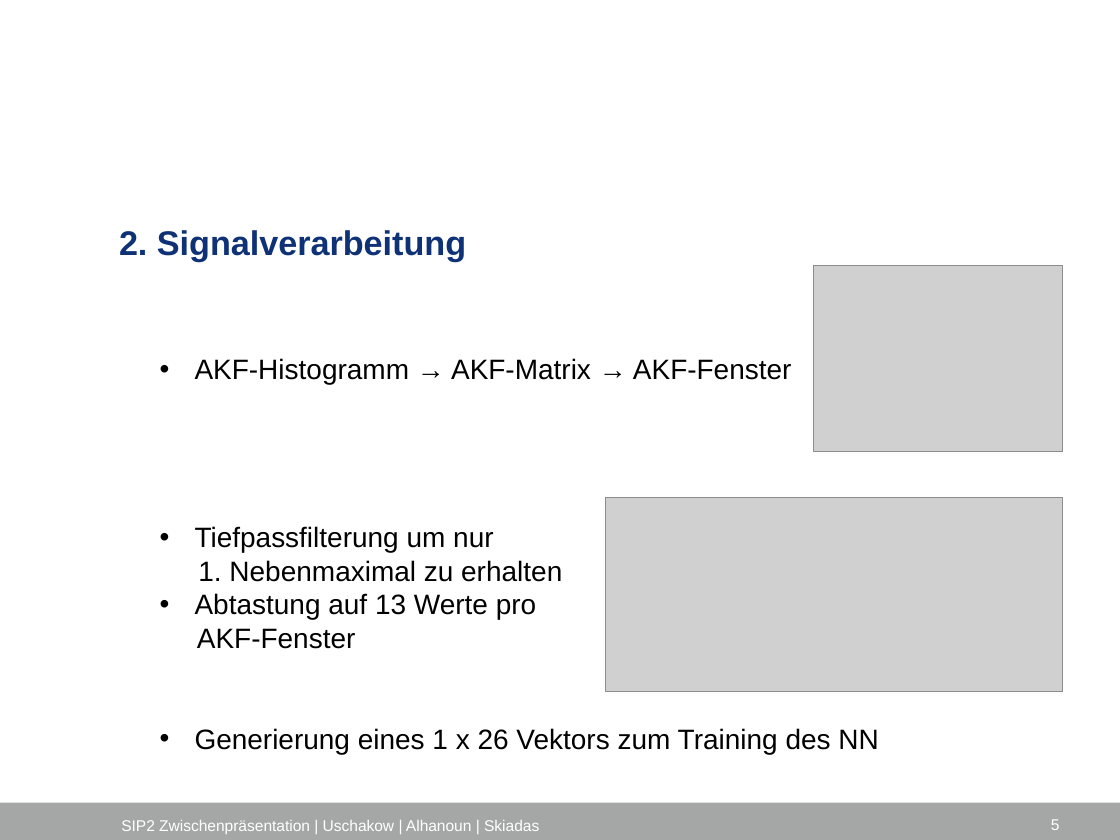
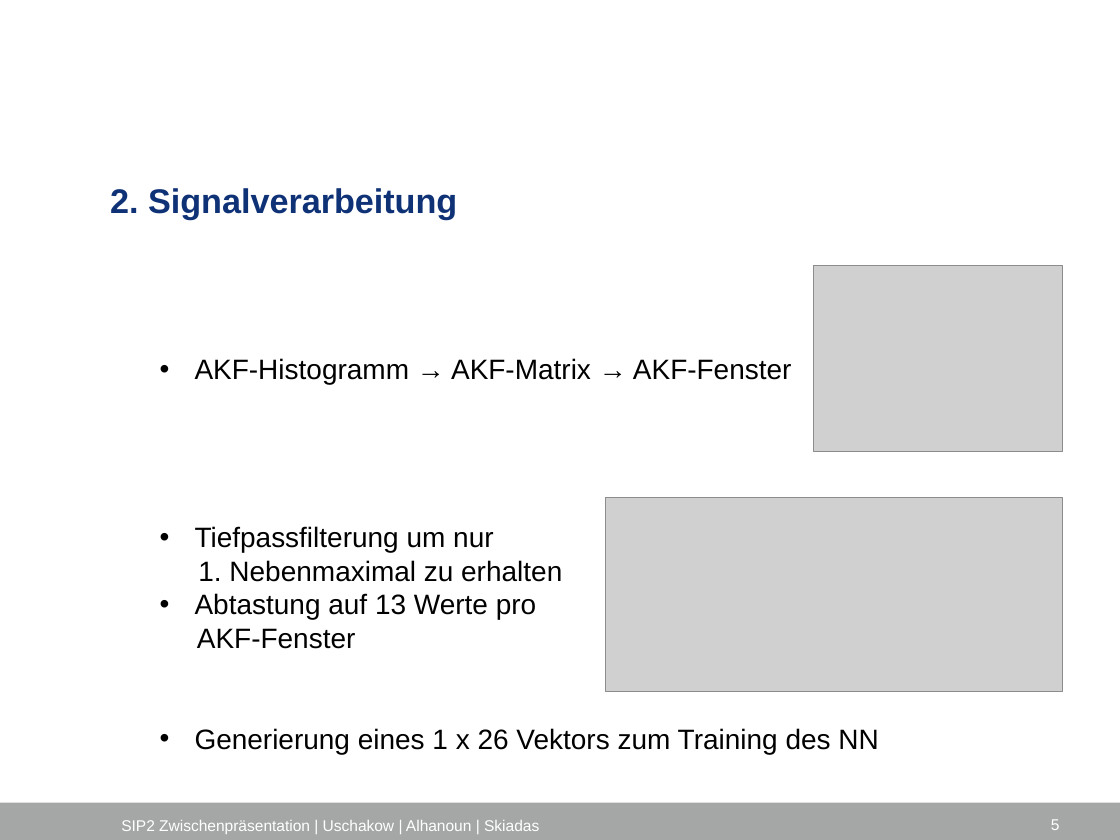
Before and after one commit to Edwardha92/SIP2, a slide deck: slide 5 of docs/final_documentation/Präsentation_gruppe3.pptx. Drawn at 1120x840 pixels with LibreOffice and Linux fonts; fonts in the diff are those of the drawing; grey boxes stand for pictures; background and template pictures are left out. Boxes give left, top, right and bottom in pixels: in the first picture for what was removed or moved away, otherwise in the second. Text is boxed around its words. In the diff, an @@ line names an element or a change of style, - is before the commit and + after.

```diff
--- a/docs/final_documentation/Präsentation_gruppe3.pptx
+++ b/docs/final_documentation/Präsentation_gruppe3.pptx
@@ title "2. Signalverarbeitung": place and size @@
-title "2. Signalverarbeitung" at (119,230,466,262)
+title "2. Signalverarbeitung" at (110,188,457,219)
```
Also in this commit, not shown: 4 other files.
